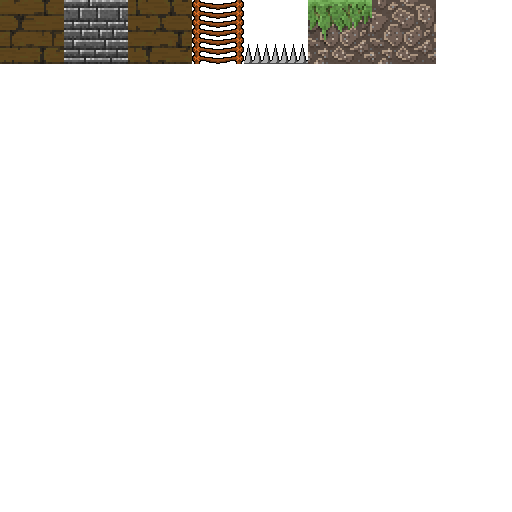
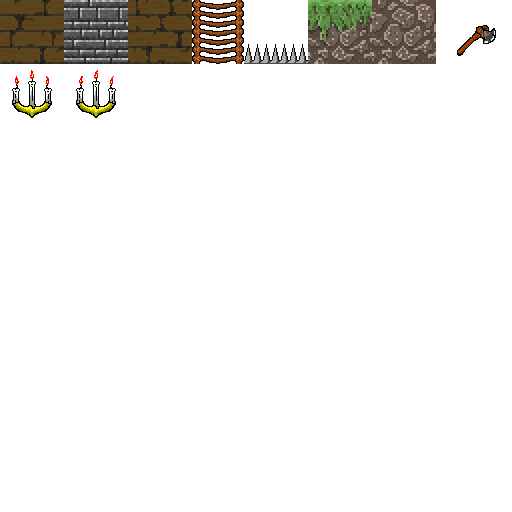
Comparing the layer stacks of the two (512, 512) images. Changes:
added layer "candles" above "axe" over bbox(12, 70, 116, 118)
added layer "axe" above "Dirt tile-1.png" over bbox(457, 25, 496, 56)
